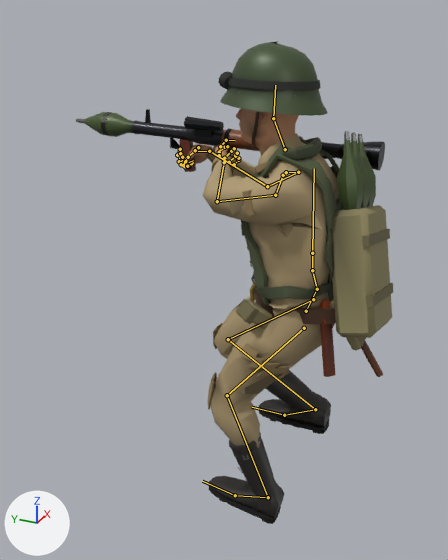
The glTF model src/Game.Godot/Assets/Infantry/USSR/soviet_rpg.glb as it was, and as the next commit left it.
Camera for both pictures: a 50 mm camera at (-1.846, -0.514, 1.795) aimed at (0.076, 0.351, 0.834). The axes (+X, +Y, +Z) are drawn at lower left. The lights are the same throughout. The older version comes first. Both versions are drawn at frame 4 of the action 'Run'; the numbers are the values there. The bones that change, and the others that lie on the model, are drawn over the model as lines.

The first picture shows 'SovietRpg'.
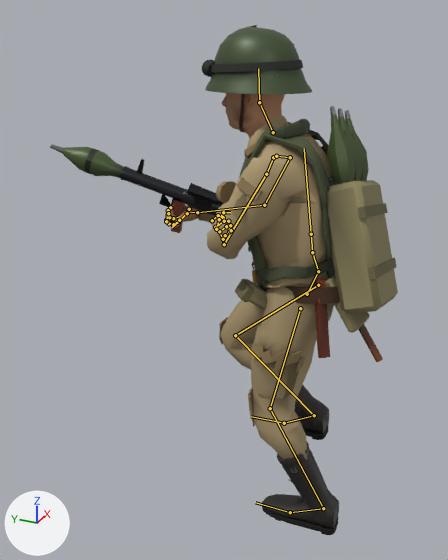
Boxes (x1, y1, x2, y2) around the edits, measured in the pictures (448 x 560 px):
'SovietRpg', posed (10% wider)
    before: (76, 41, 393, 524)
    after: (50, 25, 398, 535)
bone 'pelvis', root to tip
    before: (306, 311) to (317, 289)
    after: (307, 294) to (318, 271)
bone 'spine_01', root to tip
    before: (317, 289) to (312, 270)
    after: (318, 271) to (312, 252)
bone 'spine_02', root to tip
    before: (312, 270) to (312, 253)
    after: (312, 252) to (311, 234)
bone 'upperarm_l', root to tip
    before: (275, 195) to (217, 201)
    after: (266, 174) to (224, 244)
bone 'lowerarm_l', root to tip
    before: (217, 201) to (224, 162)
    after: (224, 244) to (223, 239)
bone 'hand_l', root to tip
    before: (224, 162) to (223, 159)
    after: (223, 239) to (219, 232)
bone 'upperarm_r', root to tip
    before: (298, 172) to (267, 186)
    after: (290, 157) to (264, 205)
bone 'lowerarm_r', root to tip
    before: (267, 186) to (209, 151)
    after: (264, 205) to (197, 212)
bone 'hand_r', root to tip
    before: (209, 151) to (197, 151)
    after: (197, 212) to (185, 211)
bone 'thigh_l', root to tip
    before: (304, 328) to (227, 395)
    after: (300, 308) to (270, 408)
bone 'calf_l', root to tip
    before: (227, 395) to (268, 497)
    after: (270, 408) to (323, 508)
bone 'foot_l', root to tip
    before: (268, 497) to (235, 495)
    after: (323, 508) to (290, 512)
bone 'thigh_r', root to tip
    before: (313, 299) to (228, 339)
    after: (318, 285) to (235, 335)
bone 'calf_r', root to tip
    before: (228, 339) to (315, 409)
    after: (235, 335) to (314, 415)
bone 'foot_r', root to tip
    before: (315, 409) to (284, 415)
    after: (314, 415) to (284, 423)

The change in detail:
Bone 'pelvis' (bone_pelvis) moves from (0.0, -0.121, -0.045) to (0.0, -0.06, -0.022).
Bone 'pelvis' (bone_pelvis) turns from (0, 8, 3) to (0, 0, 3) degrees about its own x, y and z.
Bone 'spine_01' (bone_spine_01) turns from (8, 0, 2) to (12, 0, 2) degrees about its own x, y and z.
Bone 'spine_02' (bone_spine_02) turns from (4, -11, 2) to (6, -2, 1) degrees about its own x, y and z.
Bone 'upperarm_l' (bone_upperarm_l) turns from (5, 0, 4) to (-37, 8, 23) degrees about its own x, y and z.
Bone 'lowerarm_l' (bone_lowerarm_l) turns from (-5, 0, -8) to (6, 1, -19) degrees about its own x, y and z.
Bone 'hand_l' (bone_hand_l) turns from (4, -7, 2) to (54, 20, 30) degrees about its own x, y and z.
Bone 'upperarm_r' (bone_upperarm_r) turns from (0, 0, -1) to (-2, 0, 25) degrees about its own x, y and z.
Bone 'lowerarm_r' (bone_lowerarm_r) turns from (0, 0, 1) to (6, -2, 31) degrees about its own x, y and z.
Bone 'hand_r' (bone_hand_r) turns from (0, 1, -1) to (1, -44, -39) degrees about its own x, y and z.
Bone 'thigh_l' (bone_thigh_l) turns from (-24, 4, 18) to (-1, 0, 5) degrees about its own x, y and z.
Bone 'calf_l' (bone_calf_l) turns from (47, 3, -7) to (27, 0, 0) degrees about its own x, y and z.
Bone 'foot_l' (bone_foot_l) turns from (-25, 3, 15) to (-21, 1, 7) degrees about its own x, y and z.
Bone 'thigh_r' (bone_thigh_r) turns from (-44, -4, -11) to (-38, -5, -16) degrees about its own x, y and z.
Bone 'calf_r' (bone_calf_r) turns from (94, 8, -8) to (82, 1, -1) degrees about its own x, y and z.
Bone 'foot_r' (bone_foot_r) turns from (-47, -2, -5) to (-35, -3, -8) degrees about its own x, y and z.
